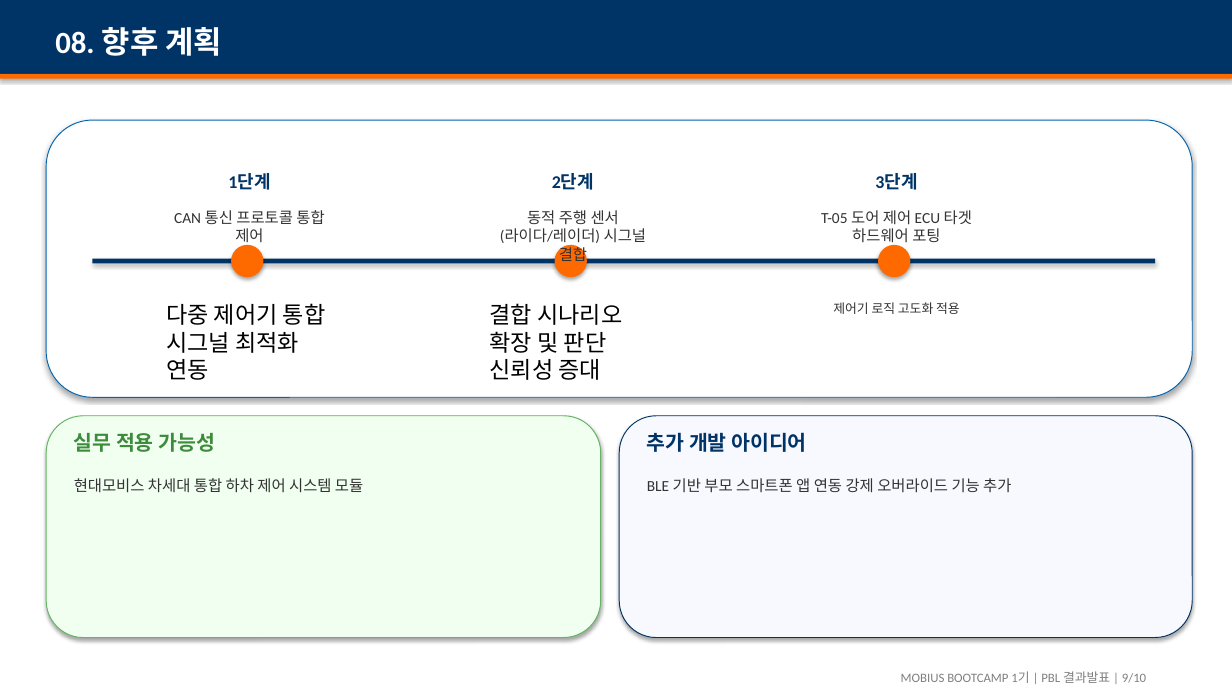
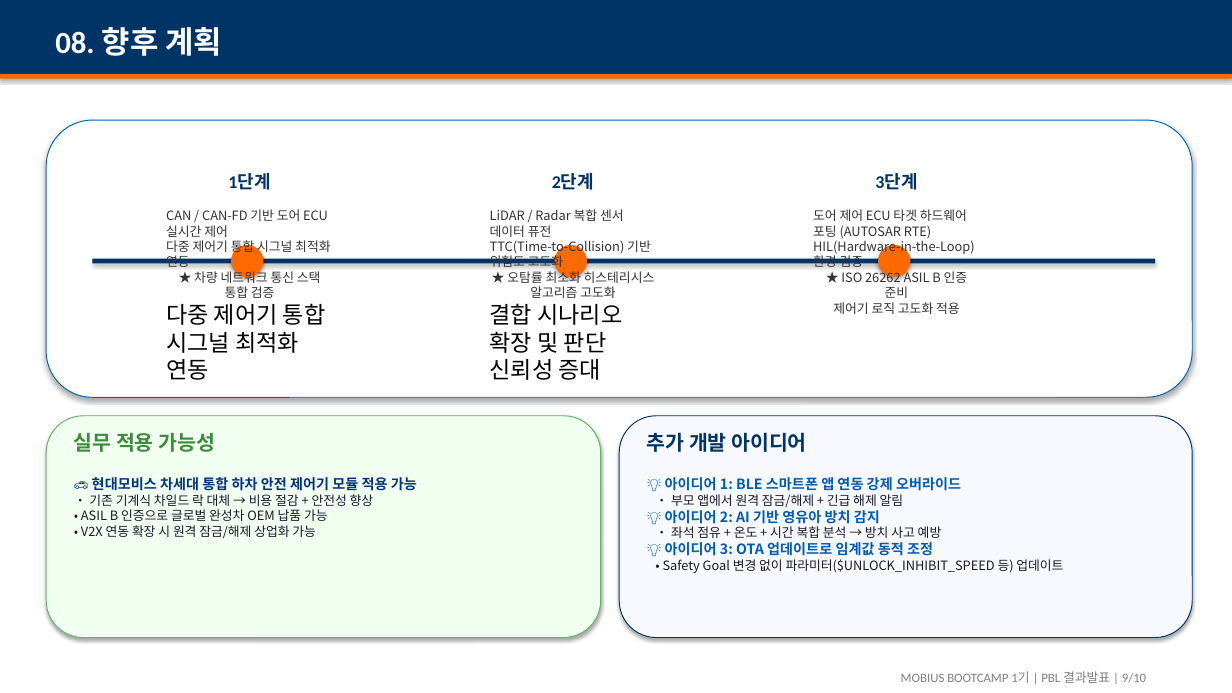
Before and after one commit to codingSkeleton6478/MBP-T05-ChildLock, a slide deck: slide 9 of docs/MBP-T05_ChildLock_결과발표_Final.pptx. Drawn at 1232x693 pixels with LibreOffice and Linux fonts; fonts in the diff are those of the drawing. Boxes give left, top, right and bottom in pixels: in the first picture for what was removed or moved away, otherwise in the second. Text is boxed around its words. In the diff, an @@ line names an element or a change of style, - is before the commit and + after.

```diff
--- a/docs/MBP-T05_ChildLock_결과발표_Final.pptx
+++ b/docs/MBP-T05_ChildLock_결과발표_Final.pptx
@@ text at (x1=166, y1=209, x2=330, y2=298): text changed; size 12 to 10 pt; font Calibri to Noto Sans CJK KR @@
-CAN 통신 프로토콜 통합 제어
+CAN / CAN-FD 기반 도어 ECU 실시간 제어
+다중 제어기 통합 시그널 최적화 연동
+★ 차량 네트워크 통신 스택 통합 검증
@@ text at (x1=490, y1=209, x2=655, y2=298): text changed; size 12 to 10 pt; font Calibri to Noto Sans CJK KR @@
-동적 주행 센서 (라이다/레이더) 시그널 결합
+LiDAR / Radar 복합 센서 데이터 퓨전
+TTC(Time-to-Collision) 기반 위험도 고도화
+★ 오탐률 최소화 히스테리시스 알고리즘 고도화
@@ text at (x1=813, y1=209, x2=975, y2=298): text changed; size 12 to 10 pt; font Calibri to Noto Sans CJK KR @@
-T-05 도어 제어 ECU 타겟 하드웨어 포팅
+도어 제어 ECU 타겟 하드웨어 포팅 (AUTOSAR RTE)
+HIL(Hardware-in-the-Loop) 환경 검증
+★ ISO 26262 ASIL B 인증 준비
@@ text at (x1=81, y1=477, x2=417, y2=539): text changed; size 12 to 10 pt; font Calibri to Noto Sans CJK KR; text colour #333333 to #1A1A2E @@
-현대모비스 차세대 통합 하차 제어 시스템 모듈
+🚗 현대모비스 차세대 통합 하차 안전 제어기 모듈 적용 가능
+• 기존 기계식 차일드 락 대체 → 비용 절감 + 안전성 향상
+• ASIL B 인증으로 글로벌 완성차 OEM 납품 가능
+• V2X 연동 확장 시 원격 잠금/해제 상업화 가능
@@ text at (x1=663, y1=477, x2=1063, y2=573): text changed; size 12 to 10 pt; font Calibri to Noto Sans CJK KR; text colour #333333 to #1A1A2E @@
-BLE 기반 부모 스마트폰 앱 연동 강제 오버라이드 기능 추가
+💡 아이디어 1: BLE 스마트폰 앱 연동 강제 오버라이드
+• 부모 앱에서 원격 잠금/해제 + 긴급 해제 알림
+💡 아이디어 2: AI 기반 영유아 방치 감지
+• 좌석 점유 + 온도 + 시간 복합 분석 → 방치 사고 예방
+💡 아이디어 3: OTA 업데이트로 임계값 동적 조정
+• Safety Goal 변경 없이 파라미터($UNLOCK_INHIBIT_SPEED 등) 업데이트
```
Also in this commit, not shown: 6 other slides changed, 4 other files.
